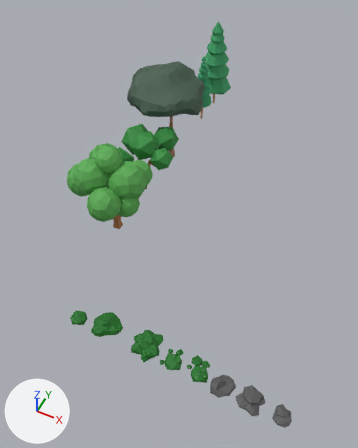
What one commit did to the FBX model WoodlandFlight/Assets/Meshes/Flora/FloraExp.fbx.
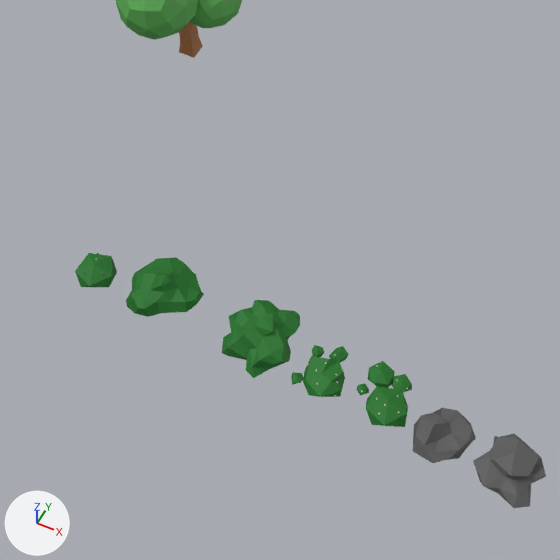
There are two pictures of each version: one whole from a camera (50 mm lens) standing at (16.1, -12.8, 29.6) and looking at (4.9, 9.6, 1.6), one close up on the part from 11% to 76% of the width and 46% to 98% of the height. The axes (+X, +Y, +Z) are drawn at lower left. The lights are the same throughout. The first two pictures are the older version. Where no turn or scale is listed for an object, it has been applied to the vertices. Vertices at exactly the same position are counted once.

The older version as bpy lines, for what is in view:
```python
ob_shrub0 = bpy.data.objects.new('Shrub0', me_mesh_001)
ob_shrub0.location = (4.06, 0.45, 0.08)
ob_shrub1 = bpy.data.objects.new('Shrub1', me_icosphere_002)
ob_shrub1.location = (9.28, 0.06, 0.01)
ob_shrub2 = bpy.data.objects.new('Shrub2', me_icosphere_001)
ob_shrub2.location = (11.12, 0.06, 0.03)
ob_shrub3 = bpy.data.objects.new('Shrub3', me_icosphere_033)
ob_shrub3.location = (2.09, 0.06, 0.03)
ob_shrubbig = bpy.data.objects.new('ShrubBig', me_mesh_003)
ob_shrubbig.location = (7.2, 0.43, 0.02)
ob_tree2leaves = bpy.data.objects.new('Tree2Leaves', me_mesh_008)
ob_tree2leaves.location = (0.93, 10.72, 4.16)
# also in view: 'Rock1' at (14.6, -0.1, 0.3); 'Rock3' at (12.7, 0.0, 0.3)
```
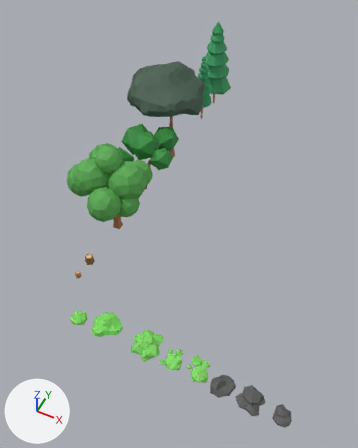
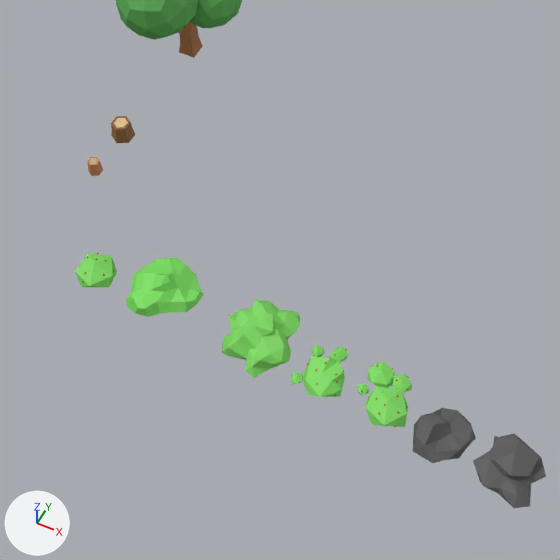
Changed parts and their boxes [x1, y1, x2, y2] in the close-ups (560 x 560 px):
'Stump2', added (brown): after [111, 116, 135, 143]
'Stump1', added: after [87, 157, 103, 176]
part 1 of me_icosphere_001, surface changed (lighter): [356, 361, 412, 427] in both
part 2 of me_icosphere_033, surface changed (lighter): [75, 253, 117, 287] in both
part 3 of me_mesh_001, surface changed (lighter): [126, 257, 204, 317] in both
part 4 of me_mesh_003, surface changed (lighter): [222, 300, 300, 378] in both
part 5 of me_icosphere_002, surface changed (lighter): [291, 345, 349, 397] in both

The edits, one by one:
me_icosphere_033 has 12 vertices, 20 faces and spans x -0.596..0.568, y -0.54..0.54, z -0.133..0.564.
me_icosphere_033 is used by ob_shrub3; location (2.09, 0.06, 0.03).
me_icosphere_033 part 2: texture (UV) coordinates of 20 of 20 faces, centred in x -0.505..0.525, y -0.471..0.471, z -0.057..0.405, changed; they spanned u 0.08..0.08, v 0.02..0.02 and now span u 0.17..0.17, v 0.02..0.02.
me_mesh_001 has 80 vertices, 101 faces and spans x -0.97..1.12, y -1.02..0.87, z -0.16..0.91.
me_mesh_001 is used by ob_shrub0; location (4.06, 0.45, 0.08).
me_mesh_001 part 3: texture (UV) coordinates of 101 of 101 faces, centred in x -0.94..1.09, y -0.98..0.82, z -0.11..0.89, changed; they spanned u 0.08..0.08, v 0.01..0.01 and now span u 0.17..0.17, v 0.01..0.01.
me_mesh_003 has 81 vertices, 106 faces and spans x -1.01..1.03, y -1.16..1.01, z -0.08..0.86.
me_mesh_003 is used by ob_shrubbig; location (7.2, 0.43, 0.02).
me_mesh_003 part 4: texture (UV) coordinates of 106 of 106 faces, centred in x -0.89..0.94, y -1.08..0.95, z -0.06..0.83, changed; they spanned u 0.08..0.08, v 0.02..0.02 and now span u 0.17..0.17, v 0.02..0.02.
me_icosphere_001 has 48 vertices, 80 faces and spans x -0.96..0.61, y -0.54..1.11, z -0.13..0.56.
me_icosphere_001 is used by ob_shrub2; location (11.12, 0.06, 0.03).
me_icosphere_001 part 1: texture (UV) coordinates of 80 of 80 faces, centred in x -0.94..0.55, y -0.47..1.07, z -0.06..0.4, changed; they spanned u 0.08..0.08, v 0.02..0.02 and now span u 0.17..0.17, v 0.02..0.02.
me_icosphere_002 has 54 vertices, 92 faces and spans x -0.84..0.59, y -0.56..1.05, z -0.1..0.51.
me_icosphere_002 is used by ob_shrub1; location (9.28, 0.06, 0.01).
me_icosphere_002 part 5: texture (UV) coordinates of 92 of 92 faces, centred in x -0.81..0.55, y -0.46..1.02, z -0.05..0.42, changed; they spanned u 0.08..0.08, v 0.02..0.02 and now span u 0.17..0.17, v 0.02..0.02.
Mesh me_cylinder_001 is new.
It has 26 vertices, 30 faces and spans x -0.321..0.321, y -0.371..0.371, z -0.259..0.355.
It uses material mat_unifiedmat (picture img_coloratlas_png).
Mesh me_cylinder_002 is new.
It has 26 vertices, 30 faces and spans x -0.195..0.195, y -0.225..0.225, z -0.259..0.221.
It uses material mat_unifiedmat (picture img_coloratlas_png).
Object 'Stump2' (ob_stump2) is new; it shows me_cylinder_001.
Its location is (0.0, 4.58, 0.26).
Object 'Stump1' (ob_stump1) is new; it shows me_cylinder_002.
Its location is (0.0, 3.07, 0.26).
